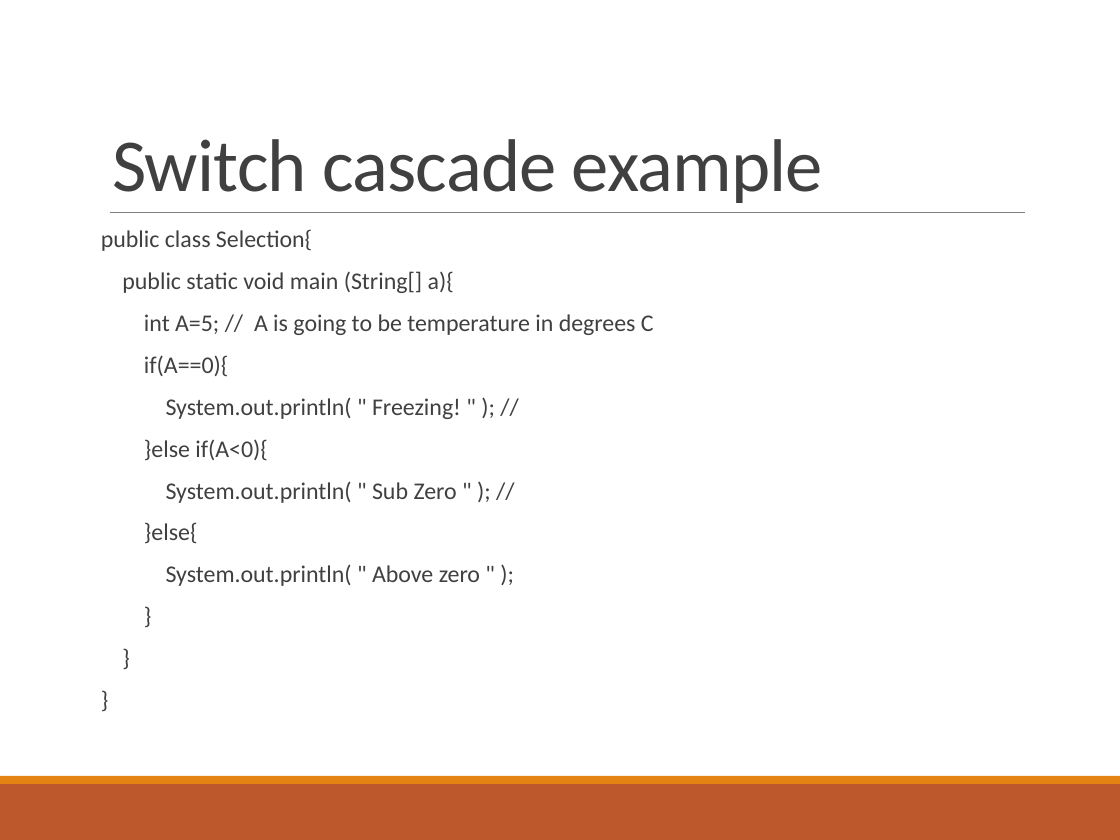
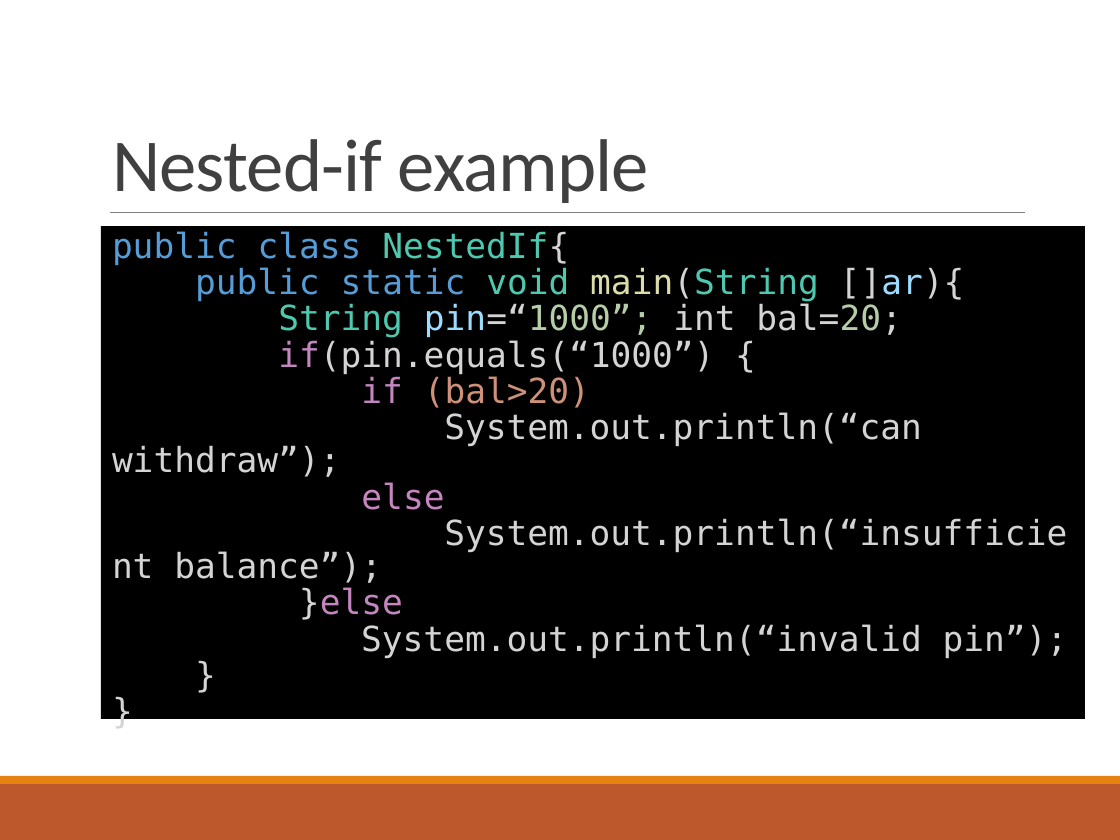
Before and after one commit to deeperj/dillinger, a slide deck: slide 18 of thesis/ukapp2/wqu_isc/sofware_design/Lesson 2 - Java.pptx (slide 16 before the commit). Drawn at 1120x840 pixels with LibreOffice and Linux fonts; fonts in the diff are those of the drawing. Boxes give left, top, right and bottom in pixels: in the first picture for what was removed or moved away, otherwise in the second. Text is boxed around its words. In the diff, an @@ line names an element or a change of style, - is before the commit and + after.

```diff
--- a/thesis/ukapp2/wqu_isc/sofware_design/Lesson 2 - Java.pptx
+++ b/thesis/ukapp2/wqu_isc/sofware_design/Lesson 2 - Java.pptx
@@ title at bbox=[112, 139, 649, 203]: text changed @@
-Switch cascade example
+Nested-if example
@@ text at bbox=[101, 226, 1085, 719]: paragraph removed @@
-}
@@ text "public class NestedIf{": place and size @@
-text "public class NestedIf{" at bbox=[101, 229, 654, 586]
+text "public class NestedIf{" at bbox=[101, 226, 1085, 719]
@@ text "public class NestedIf{" at bbox=[101, 226, 1085, 719]: size 15.4 to 22.2 pt, font Calibri to DejaVu Sans Mono, text colour #404040 to #D4D4D4 in "}", "}"; bullet none to  ; line spacing 0.7 to 0.8; less space between paragraphs; fill none to #000000 @@
@@ text at bbox=[112, 231, 1068, 658]: text changed; size 15.4 to 22.2 pt; font Calibri to DejaVu Sans Mono; text colour #404040 to #D4D4D4 @@
-public class Selection{
-public static void main (String[] a){
-int A=5; // A is going to be temperature in degrees C
-if(A==0){
-System.out.println( " Freezing! " ); //
-}else if(A<0){
-System.out.println( " Sub Zero " ); //
-}else{
-System.out.println( " Above zero " );
+  public class NestedIf{
+  public static void main(String []ar){
+  String pin=“1000”; int bal=20;
+  if(pin.equals(“1000”) {
+  if (bal>20)
+  System.out.println(“can withdraw”);
+  else
+  System.out.println(“insufficient balance”);
+  }else
+  System.out.println(“invalid pin”);
```
Also in this commit, not shown: 5 other slides changed, 3 slides added, 3 other files.
